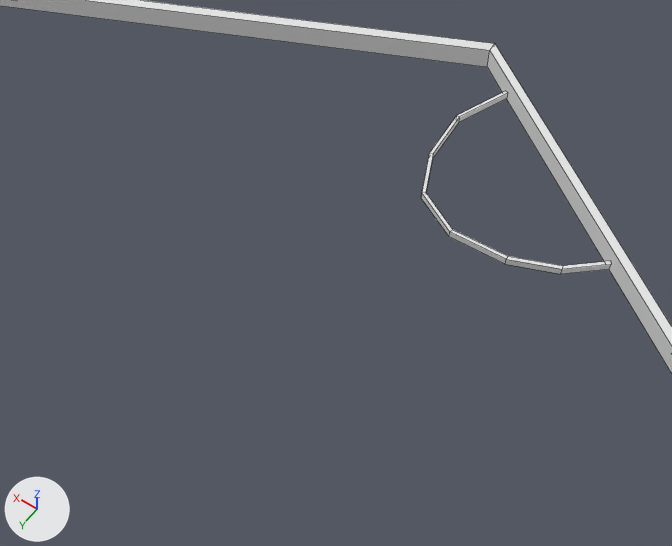
What one commit did to the FBX model Elegans/Assets/Elegans/Models/Compound.fbx.
Before and after are seen from a 50 mm lens placed at (-9.57, 2.35, 4.62), pointed at (-7.36, -0.74, -0.24). Arrows for +X, +Y and +Z are at lower left; the lights stay in place. Mesh edges are drawn as thin lines. Where no turn or scale is listed for an object, it has been applied to the vertices.

The first picture shows 'Compound'.
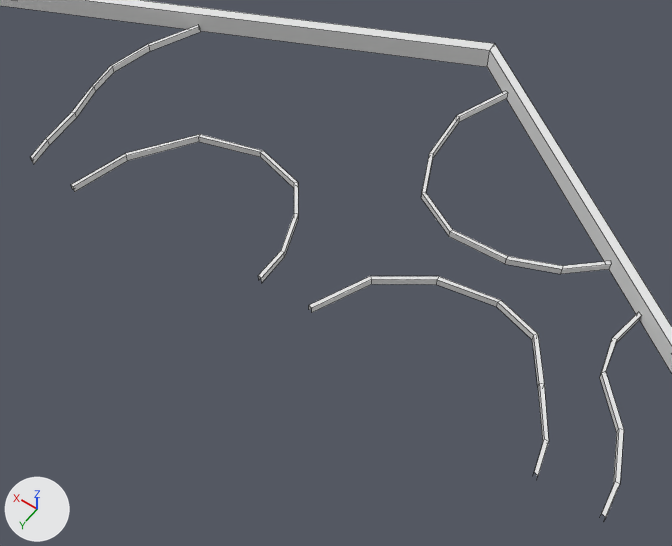
Pixel boxes [x1, y1, x2, y2] of what changed, in the pictures (672 x 546 px):
'Compound.001', added
    after: [30, 25, 642, 519]

What the commit changed:
Mesh me_cube_004 is new.
It has 116 vertices, 75 faces and spans x -0.7..3.93, y -1.13..0.76, z -0.02..0.02.
Object 'Compound.001' (ob_compound_001) is new; it shows me_cube_004.
Its location is (-8.854, -0.835, -0.002).
